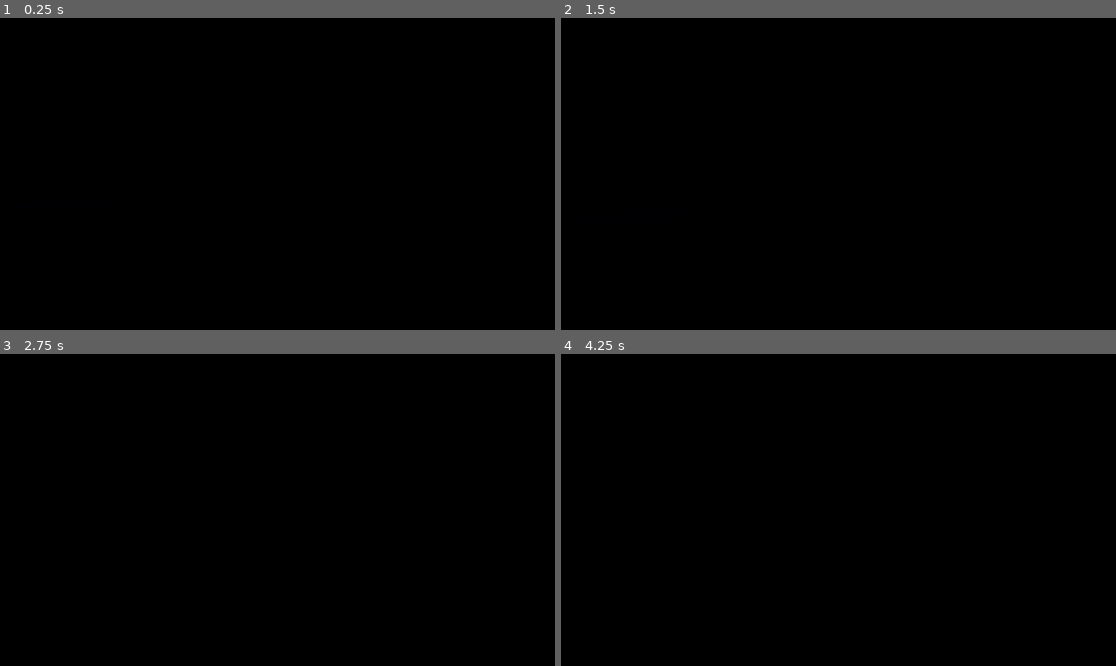
Above: before the commit, frames 1-4 (two rows, left to right).
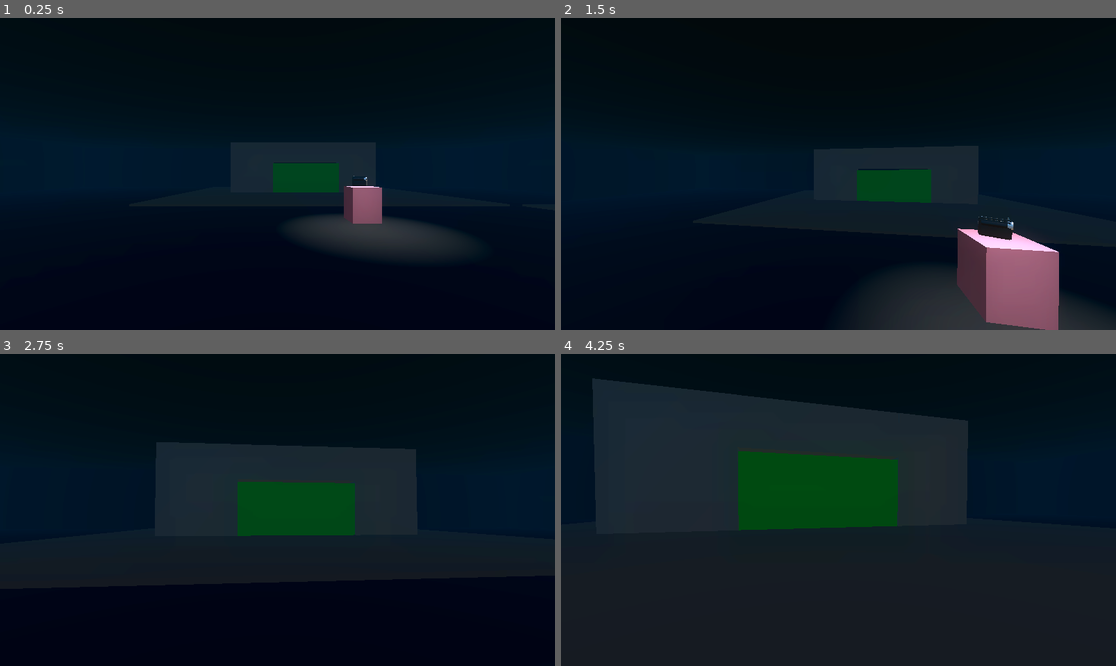
Above: after the commit, the same moments.

Repository: Dav1dFS/Paravision
Game: Godot game, scene res://Scenes/GameplayScenes/FP_POV.tscn
Same seed, same stepped clock (60 frames per second), same inputs: the game is played once before the commit and once after it.
Inputs (mouse positions are in pixels of both pictures, inside the frame that each line leads up to):
- Up to frame 1 (0.25 s): no input
- Up to frame 2 (1.5 s): tap Enter (ui_accept) at 0.5 s; move the mouse to (866, 174) at 0.52 s; hold W (forward) from 0.53 s (still down); tap E (interact) at 0.6 s; tap Space (jump) at 0.77 s; move the mouse to (810, 174) at 1.27 s; tap 2 (Invis_Toggle) at 1.35 s
- Up to frame 3 (2.75 s): keep holding W (forward); tap Space (jump) at 1.52 s; tap E (interact) at 1.55, 2.3 s; move the mouse to (288, 503) at 2.02 s; tap C (crouch_stand) at 2.1 s
- Up to frame 4 (4.25 s): keep holding W (forward); move the mouse to (832, 516) at 2.77 s; tap G (drop) at 2.85 s; tap Space (jump) at 3.02, 3.77 s; tap E (interact) at 3.05, 3.8 s; move the mouse to (877, 513) at 3.52 s; tap 4 (gravity_toggle) at 3.6 s

The runs differ from the first frame. In frame 1, 50% of the frame differs, in the area x 0-100%, y 20-88%; in frame 2, 54%; in frame 3, 49%; in frame 4, 85%, in the area x 0-100%, y 7-100%.

Commit message:
Big Changes to layout
Added a small room to test mechanics + a big one to test gravity anchor

Diff:
--- a/Scenes/GameplayScenes/FP_POV.tscn
+++ b/Scenes/GameplayScenes/FP_POV.tscn
@@ -1,25 +1,51 @@
-[gd_scene load_steps=24 format=3 uid="uid://datdmgi41liy2"]
-
-[ext_resource type="Script" uid="uid://brvh8jhrd08h7" path="res://Scripts/Object_Scripts/interactable_objects.gd" id="1_r57x1"]
+[gd_scene load_steps=34 format=3 uid="uid://datdmgi41liy2"]
+
+[ext_resource type="Script" uid="uid://bg0g8sijiiqsb" path="res://Scripts/Object_Scripts/interactable_objects.gd" id="1_r57x1"]
 [ext_resource type="PackedScene" uid="uid://cl0cprhfr5f5a" path="res://Scenes/ObjectScenes/Camarascene.tscn" id="2_rw87y"]
 [ext_resource type="Sky" uid="uid://b4mmcv3j14t5p" path="res://materials/sky_test.tres" id="3_pgpkb"]
 [ext_resource type="PackedScene" uid="uid://c5ot8egiyermi" path="res://Scenes/CharacterScenes/Player.tscn" id="5_gi4ke"]
-[ext_resource type="Script" uid="uid://dbxufhupej0ly" path="res://Scripts/scripts_invis_mode/turn_invisible.gd" id="5_pgpkb"]
+[ext_resource type="Script" uid="uid://b6w0rjtddq7vh" path="res://Scripts/scripts_invis_mode/turn_invisible.gd" id="5_pgpkb"]
 [ext_resource type="PackedScene" uid="uid://c0lc4js3ka857" path="res://Scenes/Gravity_Anchor_UI.tscn" id="5_r57x1"]
 [ext_resource type="Material" uid="uid://bqcqa5u0s1ucc" path="res://materials/respawn_pad.tres" id="6_c7y81"]
 [ext_resource type="Material" uid="uid://cesmr4rpr1ghb" path="res://materials/visible_material.tres" id="6_tyggw"]
-[ext_resource type="Script" uid="uid://minq3fibfxbc" path="res://Scripts/scripts_invis_mode/turn_visible.gd" id="7_t1vol"]
+[ext_resource type="Script" uid="uid://bncb5dhnfqhpq" path="res://Scripts/scripts_invis_mode/turn_visible.gd" id="7_t1vol"]
 [ext_resource type="Material" uid="uid://c1bbkc1w2xxoa" path="res://materials/invisible_mat.tres" id="8_6kxan"]
 [ext_resource type="PackedScene" uid="uid://x06mq4og0xb5" path="res://Scenes/ObjectScenes/Multipliable_object.tscn" id="9_t1vol"]
 
 [sub_resource type="StandardMaterial3D" id="StandardMaterial3D_5cjrv"]
-albedo_color = Color(1, 0.644799, 0.60000235, 1)
+albedo_color = Color(0.05, 0.05, 0.05, 1)
+
+[sub_resource type="StandardMaterial3D" id="StandardMaterial3D_t1vol"]
+
+[sub_resource type="StandardMaterial3D" id="StandardMaterial3D_6kxan"]
+
+[sub_resource type="StandardMaterial3D" id="StandardMaterial3D_paq3w"]
+
+[sub_resource type="StandardMaterial3D" id="StandardMaterial3D_nsqjx"]
+albedo_color = Color(0.646029, 0.646029, 0.646029, 1)
+
+[sub_resource type="StandardMaterial3D" id="StandardMaterial3D_7s8et"]
 
 [sub_resource type="StandardMaterial3D" id="StandardMaterial3D_j0p05"]
-albedo_color = Color(0.09291955, 0.349972, 0, 1)
+albedo_color = Color(0.15, 0.15, 0.15, 1)
+
+[sub_resource type="StandardMaterial3D" id="StandardMaterial3D_bsdkk"]
+albedo_color = Color(0.47, 0.47, 0.47, 1)
+
+[sub_resource type="StandardMaterial3D" id="StandardMaterial3D_d345f"]
+albedo_color = Color(0.35510096, 0.011207059, 4.813075e-08, 1)
+
+[sub_resource type="StandardMaterial3D" id="StandardMaterial3D_dsypj"]
+albedo_color = Color(0.2520276, 0.25202766, 0.25202763, 1)
+
+[sub_resource type="StandardMaterial3D" id="StandardMaterial3D_jei4w"]
+albedo_color = Color(0.09998604, 0.099985994, 0.09998598, 1)
 
 [sub_resource type="StandardMaterial3D" id="StandardMaterial3D_5nsto"]
-albedo_color = Color(0.57431006, 0.49053574, 0.07411296, 1)
+albedo_color = Color(1, 0, 0, 1)
+
+[sub_resource type="StandardMaterial3D" id="StandardMaterial3D_v15l2"]
+albedo_color = Color(0, 0, 0, 1)
 
 [sub_resource type="StandardMaterial3D" id="StandardMaterial3D_gjpho"]
 albedo_color = Color(1, 0, 0, 1)
@@ -34,8 +60,22 @@
 
 [sub_resource type="Environment" id="Environment_t1w1c"]
 background_mode = 2
-background_energy_multiplier = 0.15
 sky = ExtResource("3_pgpkb")
+ambient_light_color = Color(1, 1, 1, 1)
+ambient_light_sky_contribution = 0.0
+ambient_light_energy = 0.05
+glow_enabled = true
+glow_intensity = 1.5
+glow_bloom = 0.09
+fog_enabled = true
+fog_light_color = Color(9.62615e-08, 0.11038152, 0.15793878, 1)
+fog_light_energy = 2.34
+fog_sky_affect = 0.0
+volumetric_fog_density = 0.005
+volumetric_fog_emission = Color(0.036641534, 0, 0.25238043, 1)
+volumetric_fog_sky_affect = 0.0
+adjustment_enabled = true
+adjustment_saturation = 1.55
 
 [sub_resource type="BoxShape3D" id="BoxShape3D_gi4ke"]
 size = Vector3(5.8183594, 2.7285156, 1)
@@ -55,68 +95,212 @@
 [node name="Walls" type="Node3D" parent="Map"]
 
 [node name="CSGBox3D2" type="CSGBox3D" parent="Map/Walls"]
-transform = Transform3D(1, 0, 0, 0, 2.2, 0, 0, 0, 1, 0, 5.44165, -29.5653)
-use_collision = true
-size = Vector3(52.4636, 16.752838, 1)
+transform = Transform3D(1, 0, 0, 0, 2.2, 0, 0, 0, 1, 0, 2.6724648, -29.5653)
+use_collision = true
+size = Vector3(52.4636, 3.253212, 1)
 material = SubResource("StandardMaterial3D_5cjrv")
 
+[node name="CSGBox3D7" type="CSGBox3D" parent="Map/Walls"]
+transform = Transform3D(1, 0, 0, 0, 2.2, 0, 0, 0, 1, -59.13865, 25.235678, -39.82834)
+use_collision = true
+size = Vector3(71.24176, 24.282001, 1)
+material = SubResource("StandardMaterial3D_t1vol")
+
+[node name="CSGBox3D9" type="CSGBox3D" parent="Map/Walls"]
+transform = Transform3D(-4.371139e-08, 0, 1, 0, 2.2, 0, -1, 0, -4.371139e-08, -87.36888, 25.235678, -8.0378)
+use_collision = true
+size = Vector3(86.38196, 24.282001, 1)
+material = SubResource("StandardMaterial3D_6kxan")
+
+[node name="CSGBox3D8" type="CSGBox3D" parent="Map/Walls"]
+transform = Transform3D(1, 0, 0, 0, 2.2, 0, 0, 0, 1, -59.887672, 25.235678, 24.276447)
+use_collision = true
+size = Vector3(72.73981, 24.282001, 1)
+
 [node name="CSGBox3D3" type="CSGBox3D" parent="Map/Walls"]
-transform = Transform3D(1, 0, 0, 0, 2.2, 0, 0, 0, 1, 0, 5.068663, 29.3824)
-use_collision = true
-size = Vector3(52.4636, 16.41376, 1)
+transform = Transform3D(1, 0, 0, 0, 2.2, 0, 0, 0, 1, 0, 1.9999046, 12.069527)
+use_collision = true
+size = Vector3(52.4636, 3.0883641, 1)
 material = SubResource("StandardMaterial3D_5cjrv")
 
 [node name="CSGBox3D4" type="CSGBox3D" parent="Map/Walls"]
-transform = Transform3D(-4.37114e-08, 0, -1, 0, 2.2, 0, 1, 0, -4.37114e-08, -26, 5.974364, 0.382374)
-use_collision = true
-size = Vector3(60, 17.237123, 1)
+transform = Transform3D(-4.37114e-08, 0, -1, 0, 2.2, 0, 1, 0, -4.37114e-08, -25.60962, 2.0949311, -31.42323)
+use_collision = true
+size = Vector3(35.921265, 3.310921, 0.21923828)
 material = SubResource("StandardMaterial3D_5cjrv")
 
+[node name="CSGBox3D11" type="CSGBox3D" parent="Map/Walls"]
+transform = Transform3D(-4.37114e-08, 0, -1, 0, 2.2, 0, 1, 0, -4.37114e-08, -26.371248, 2.0949311, -31.42323)
+use_collision = true
+size = Vector3(35.921265, 3.310921, 0.21923828)
+material = SubResource("StandardMaterial3D_paq3w")
+
+[node name="CSGBox3D10" type="CSGBox3D" parent="Map/Walls"]
+transform = Transform3D(-4.37114e-08, 0, -1, 0, 2.2, 0, 1, 0, -4.37114e-08, -26.000002, 28.740557, -6.661358)
+use_collision = true
+size = Vector3(85.44501, 21.414856, 1)
+material = SubResource("StandardMaterial3D_nsqjx")
+
+[node name="CSGBox3D6" type="CSGBox3D" parent="Map/Walls"]
+transform = Transform3D(-4.37114e-08, 0, -1, 0, 2.2, 0, 1, 0, -4.37114e-08, -25.651367, 2.1346772, 14.972841)
+use_collision = true
+size = Vector3(39.673767, 3.3470538, 0.30273438)
+material = SubResource("StandardMaterial3D_5cjrv")
+
+[node name="CSGBox3D12" type="CSGBox3D" parent="Map/Walls"]
+transform = Transform3D(-4.37114e-08, 0, -1, 0, 2.2, 0, 1, 0, -4.37114e-08, -26.317675, 2.1346772, 14.972841)
+use_collision = true
+size = Vector3(39.673767, 3.3470538, 0.30273438)
+material = SubResource("StandardMaterial3D_7s8et")
+
 [node name="CSGBox3D5" type="CSGBox3D" parent="Map/Walls"]
-transform = Transform3D(-4.371139e-08, 0, -1, 0, 2.2, 0, 1, 0, -4.371139e-08, 26, 5.392137, 0.382374)
-use_collision = true
-size = Vector3(60, 16.707827, 1)
+transform = Transform3D(-4.371139e-08, 0, -1, 0, 2.2, 0, 1, 0, -4.371139e-08, 26, 2.1792073, -8.203625)
+use_collision = true
+size = Vector3(42.828003, 3.2023394, 1)
 material = SubResource("StandardMaterial3D_5cjrv")
 
 [node name="Floor" type="CSGBox3D" parent="Map"]
-use_collision = true
-size = Vector3(52.2363, 0.002, 59.575)
+transform = Transform3D(1, 0, 0, 0, 1, 0, 0, 0, 1, 0, 0, -9.163593)
+use_collision = true
+size = Vector3(52.2363, 0.002, 41.247814)
 material = SubResource("StandardMaterial3D_j0p05")
 
+[node name="Floor4" type="CSGBox3D" parent="Map"]
+transform = Transform3D(1, 0, 0, 0, 1, 0, 0, 0, 1, 2.2330914, 0.051807128, -19.404654)
+use_collision = true
+size = Vector3(20.133171, 0.10561426, 15.5045805)
+material = SubResource("StandardMaterial3D_bsdkk")
+
+[node name="Floor5" type="CSGBox3D" parent="Map"]
+transform = Transform3D(-4.371139e-08, 0, -1, 0, 1, 0, 1, 0, -4.371139e-08, 18.156534, 0.051807128, -4.871496)
+use_collision = true
+size = Vector3(13.525635, 0.10561426, 10.3811035)
+material = SubResource("StandardMaterial3D_bsdkk")
+
+[node name="Floor6" type="CSGBox3D" parent="Map"]
+transform = Transform3D(-4.371139e-08, 0, -1, 0, 1, 0, 1, 0, -4.371139e-08, -12.038176, -0.019145764, 7.052034)
+use_collision = true
+size = Vector3(10.929321, 0.10561426, 28.29486)
+material = SubResource("StandardMaterial3D_bsdkk")
+
+[node name="Floor7" type="CSGBox3D" parent="Map"]
+transform = Transform3D(-4.371139e-08, 0, -1, 0, 1, 0, 1, 0, -4.371139e-08, -9.042646, 0.43044567, 1.8724991)
+use_collision = true
+size = Vector3(0.2029419, 1.0047971, 22.303802)
+material = SubResource("StandardMaterial3D_bsdkk")
+
+[node name="Floor2" type="CSGBox3D" parent="Map"]
+transform = Transform3D(1, 0, 0, 0, 1, 0, 0, 0, 1, -60.9904, -0.010795593, -6.9650984)
+use_collision = true
+size = Vector3(69.86791, 0.002, 82.0957)
+material = SubResource("StandardMaterial3D_d345f")
+
+[node name="Floor3" type="CSGBox3D" parent="Map"]
+transform = Transform3D(1, 0, 0, 0, 1, 0, 0, 0, 1, -58.273422, 50.232292, -8.420299)
+use_collision = true
+size = Vector3(64.43396, 0.002, 69.20825)
+material = SubResource("StandardMaterial3D_d345f")
+
+[node name="panel" type="CSGBox3D" parent="Map"]
+transform = Transform3D(1, 0, 0, 0, 1, 0, 0, 0, 1, -87.426476, 25.889856, -6.9650984)
+use_collision = true
+size = Vector3(2.899459, 12.198254, 82.0957)
+material = SubResource("StandardMaterial3D_dsypj")
+
+[node name="panel3" type="CSGBox3D" parent="Map"]
+transform = Transform3D(1, 0, 0, 0, 1, 0, 0, 0, 1, -26.00811, 25.889856, -6.9650984)
+use_collision = true
+size = Vector3(2.899459, 12.198254, 82.0957)
+material = SubResource("StandardMaterial3D_dsypj")
+
+[node name="panel2" type="CSGBox3D" parent="Map"]
+transform = Transform3D(-4.371139e-08, 0, 1, 0, 1, 0, -1, 0, -4.371139e-08, -59.87307, 25.889856, 24.15086)
+use_collision = true
+size = Vector3(2.899459, 12.198254, 73.60156)
+material = SubResource("StandardMaterial3D_dsypj")
+
+[node name="panel4" type="CSGBox3D" parent="Map"]
+transform = Transform3D(-4.371139e-08, 0, 1, 0, 1, 0, -1, 0, -4.371139e-08, -58.358177, 25.889856, -39.668327)
+use_collision = true
+size = Vector3(2.899459, 12.198254, 70.57178)
+material = SubResource("StandardMaterial3D_dsypj")
+
+[node name="pilar" type="CSGBox3D" parent="Map"]
+transform = Transform3D(1, 0, 0, 0, 1, 0, 0, 0, 1, -89.31959, 25.13519, -41.59089)
+use_collision = true
+size = Vector3(15.364006, 53.83622, 15.177734)
+material = SubResource("StandardMaterial3D_jei4w")
+
+[node name="pilar2" type="CSGBox3D" parent="Map"]
+transform = Transform3D(1, 0, 0, 0, 1, 0, 0, 0, 1, -89.31959, 25.13519, 25.27613)
+use_collision = true
+size = Vector3(15.364006, 53.83622, 15.177734)
+material = SubResource("StandardMaterial3D_jei4w")
+
+[node name="pilar3" type="CSGBox3D" parent="Map"]
+transform = Transform3D(1, 0, 0, 0, 1, 0, 0, 0, 1, -23.61956, 25.13519, -41.59089)
+use_collision = true
+size = Vector3(15.364006, 53.83622, 15.177734)
+material = SubResource("StandardMaterial3D_jei4w")
+
+[node name="pilar4" type="CSGBox3D" parent="Map"]
+transform = Transform3D(1, 0, 0, 0, 1, 0, 0, 0, 1, -23.61956, 25.13519, 25.27613)
+use_collision = true
+size = Vector3(15.364006, 53.83622, 15.177734)
+material = SubResource("StandardMaterial3D_jei4w")
+
 [node name="Cubes" type="Node3D" parent="Map"]
 
 [node name="CSGBox3D6" type="CSGBox3D" parent="Map/Cubes"]
-transform = Transform3D(-4.37114e-08, 0, -1, 0, 1, 0, 1, 0, -4.37114e-08, 12, -2, 0.382374)
-use_collision = true
-size = Vector3(4, 5.83948, 4)
+transform = Transform3D(-4.37114e-08, 0, -1, 0, 1, 0, 1, 0, -4.37114e-08, 18.353611, -0.014678359, -4.7417088)
+use_collision = true
+size = Vector3(4, 1.8688366, 4)
 material = SubResource("StandardMaterial3D_5nsto")
 
+[node name="CSGBox3D12" type="CSGBox3D" parent="Map/Cubes"]
+transform = Transform3D(-4.37114e-08, 0, -1, 0, 1, 0, 1, 0, -4.37114e-08, 18.36061, 0.74046624, -4.7316513)
+use_collision = true
+size = Vector3(2, 2, 2)
+material = SubResource("StandardMaterial3D_v15l2")
+
 [node name="CSGBox3D7" type="CSGBox3D" parent="Map/Cubes"]
-transform = Transform3D(-4.37114e-08, 0, -1, 0, 1, 0, 1, 0, -4.37114e-08, 12, 0, -5.61763)
-use_collision = true
-size = Vector3(4, 5.83948, 4)
+transform = Transform3D(-4.37114e-08, 0, -1, 0, 1, 0, 1, 0, -4.37114e-08, -62.334454, 9.41777, -19.313227)
+use_collision = true
+size = Vector3(19.072266, 1.5944226, 22.268555)
 material = SubResource("StandardMaterial3D_gjpho")
 
+[node name="CSGBox3D11" type="CSGBox3D" parent="Map/Cubes"]
+transform = Transform3D(-4.37114e-08, 0, -1, 0, 1, 0, 1, 0, -4.37114e-08, -43.5037, 42.279358, -5.2999935)
+use_collision = true
+size = Vector3(19.072266, 1.5944226, 22.268555)
+material = SubResource("StandardMaterial3D_gjpho")
+
 [node name="CSGBox3D9" type="CSGBox3D" parent="Map/Cubes"]
-transform = Transform3D(-4.37114e-08, 0, -1, 0, 1, 0, 1, 0, -4.37114e-08, 2.6, 4.8, 6.6323705)
-use_collision = true
-size = Vector3(3.7, 5.83948, 4)
+transform = Transform3D(0.008396484, 0.9550656, -0.29627568, 0.9997759, -0.013775886, -0.01607378, -0.01943297, -0.29607427, -0.9549671, -66.13116, 38.284985, -35.845985)
+use_collision = true
+size = Vector3(9.371485, 27.597565, 0.9074707)
 material = SubResource("StandardMaterial3D_gjpho")
 
 [node name="CSGBox3D8" type="CSGBox3D" parent="Map/Cubes"]
-transform = Transform3D(-4.37114e-08, 0, -1, 0, 1, 0, 1, 0, -4.37114e-08, 12, 0, -12.6176)
-use_collision = true
-size = Vector3(4, 8, 4)
+transform = Transform3D(-4.37114e-08, 0, -1, 0, 1, 0, 1, 0, -4.37114e-08, -46.908955, 26.44445, 0.877326)
+use_collision = true
+size = Vector3(18.740234, 19.289185, 0.5)
 material = SubResource("StandardMaterial3D_p70al")
 
+[node name="CSGBox3D10" type="CSGBox3D" parent="Map/Cubes"]
+transform = Transform3D(-1, 0, 8.742278e-08, 0, 1, 0, -8.742278e-08, 0, -1, -73.24096, 27.561562, 20.68749)
+use_collision = true
+size = Vector3(3.6705322, 32.762413, 0.5)
+material = SubResource("StandardMaterial3D_p70al")
+
 [node name="Ceiling" type="CSGBox3D" parent="Map"]
-transform = Transform3D(1, 0, 0, 0, 1, 0, 0, 0, 1, 0, 22.37085, 0)
-use_collision = true
-size = Vector3(52.2363, 0.93080956, 59.575)
+transform = Transform3D(1, 0, 0, 0, 1, 0, 0, 0, 1, 0, 5.2341566, -8.132765)
+use_collision = true
+size = Vector3(52.2363, 0.15668896, 43.30947)
 material = SubResource("StandardMaterial3D_j0p05")
 
 [node name="BoxWithCamera" type="CSGBox3D" parent="Map"]
-transform = Transform3D(1, 0, 0, 0, 1.2739999, 0, 0, 0, 1, 5.2999997, 0.6, 0)
+transform = Transform3D(1, 0, 0, 0, 1.2739999, 0, 0, 0, 1, 3.0874546, 0.6, -8.032152)
 layers = 2
 use_collision = true
 collision_layer = 3
@@ -124,6 +308,7 @@
 material = SubResource("StandardMaterial3D_gxvce")
 
 [node name="CameraArea3D" type="Area3D" parent="Map" groups=["Camcorder"]]
+transform = Transform3D(1, 0, 0, 0, 1, 0, 0, 0, 1, -2.2125452, 0, -8.032152)
 script = ExtResource("1_r57x1")
 
 [node name="Camarascene" parent="Map/CameraArea3D" instance=ExtResource("2_rw87y")]
@@ -149,18 +334,18 @@
 transform = Transform3D(-0.866023, -0.433016, 0.250001, 0, 0.499998, 0.866027, -0.500003, 0.749999, -0.43301, 0, 0, 0)
 shadow_enabled = true
 
-[node name="test wall" type="CSGBox3D" parent="Map"]
-transform = Transform3D(19.712002, 0, 0, 0, 1, 0, 0, 0, 31.407799, 2.7417617, 4.0222816, -19.902325)
-use_collision = true
-size = Vector3(0.4248047, 2.4770508, 0.02545166)
-
-[node name="CSGBox3D2" type="CSGBox3D" parent="Map/test wall"]
-transform = Transform3D(0.050730515, 0, 0, 0, 1, 0, 0, 0, 0.064871095, -0.252532, -1.162848, 0.0051742494)
-size = Vector3(3.7475586, 6.328003, 0.49951172)
-
-[node name="CSGBox3D" type="CSGBox3D" parent="Map/test wall"]
-transform = Transform3D(0.050730515, 0, 0, 0, 1, 0, 0, 0, 0.064871095, 0.21666706, -1.0155482, 0.005226046)
-size = Vector3(3.2197266, 6.168457, 0.501709)
+[node name="INVIS test wall" type="CSGBox3D" parent="Map"]
+transform = Transform3D(19.712002, 0, 0, 0, 1, 0, 0, 0, 31.407799, 2.7417617, 3.6203156, -19.766699)
+use_collision = true
+size = Vector3(0.4248047, 1.6731186, 0.034088135)
+
+[node name="CSGBox3D2" type="CSGBox3D" parent="Map/INVIS test wall"]
+transform = Transform3D(0.050730515, 0, 0, 0, 1, 0, 0, 0, 0.064871095, -0.252532, -1.6074853, 0.0008560419)
+size = Vector3(3.7475586, 4.8998413, 0.49951172)
+
+[node name="CSGBox3D" type="CSGBox3D" parent="Map/INVIS test wall"]
+transform = Transform3D(0.050730515, 0, 0, 0, 1, 0, 0, 0, 0.064871095, 0.21666706, -1.4967761, 0.00090783834)
+size = Vector3(3.2197266, 4.6671143, 0.501709)
 
 [node name="new_visible wall" type="StaticBody3D" parent="Map" node_paths=PackedStringArray("colision_shape")]
 transform = Transform3D(1, 0, 0, 0, 1, 0, 0, 0, 1, 2.4816017, 1.3085463, -19.758896)
@@ -178,13 +363,13 @@
 mesh = SubResource("BoxMesh_c7y81")
 
 [node name="Respawn_Pad" type="CSGBox3D" parent="Map"]
-transform = Transform3D(1, 0, 0, 0, 1, 0, 0, 0, 1, -11.798077, -0.072205305, -12.070528)
+transform = Transform3D(1, 0, 0, 0, 1, 0, 0, 0, 1, -1.1410561, 0.08791304, 6.149002)
 material_override = ExtResource("6_c7y81")
 use_collision = true
 size = Vector3(4.123047, 0.26464844, 3.506836)
 
 [node name="laser" type="Area3D" parent="Map" node_paths=PackedStringArray("area_obj", "respawn_point", "player")]
-transform = Transform3D(-4.3711385e-08, -4.371139e-08, -1, -1, 0, 4.371139e-08, 0, 1, -4.371139e-08, -11.331959, 1.2144314, -4.0521374)
+transform = Transform3D(-4.369259e-08, 0.029317288, -0.99957013, -0.7270542, 0.686285, 0.020128699, 0.68658006, 0.7267416, 0.021315226, -5.3977356, 1.779904, 5.336127)
 script = ExtResource("7_t1vol")
 area_obj = NodePath(".")
 invis_mat = ExtResource("8_6kxan")
@@ -201,8 +386,62 @@
 transform = Transform3D(1, 0, 8.351872e-23, 0, 1, 0, 0, 0, 1, -2.3841858e-07, -0.015136719, 0)
 shape = SubResource("CylinderShape3D_nsqjx")
 
+[node name="laser2" type="Area3D" parent="Map" node_paths=PackedStringArray("area_obj", "respawn_point", "player")]
+transform = Transform3D(-4.1992116e-08, 0.27770028, -0.9606677, -1, -6.8186483e-18, 4.3711385e-08, 1.2138664e-08, 0.9606677, 0.27770028, -8.563559, 1.2144314, 7.140991)
+script = ExtResource("7_t1vol")
+area_obj = NodePath(".")
+invis_mat = ExtResource("8_6kxan")
+respawn_point = NodePath("../Respawn_Pad")
+player = NodePath("../../Player")
+
+[node name="MeshInstance3D" type="MeshInstance3D" parent="Map/laser2"]
+transform = Transform3D(0.192, 4.2351647e-22, 1.6035592e-23, 0, 3.669, 0, 0, 0, 0.192, 0, 0, 0)
+material_override = ExtResource("8_6kxan")
+mesh = SubResource("CylinderMesh_paq3w")
+skeleton = NodePath("")
+
+[node name="CollisionShape3D" type="CollisionShape3D" parent="Map/laser2"]
+transform = Transform3D(1, 0, 8.351872e-23, 0, 1, 0, 0, 0, 1, -2.3841858e-07, -0.015136719, 0)
+shape = SubResource("CylinderShape3D_nsqjx")
+
+[node name="laser3" type="Area3D" parent="Map" node_paths=PackedStringArray("area_obj", "respawn_point", "player")]
+transform = Transform3D(-4.0168562e-08, -0.394375, -0.9189497, -1, -9.934082e-16, 4.371139e-08, -1.723868e-08, 0.9189497, -0.394375, -13.814734, 1.2144314, 6.0845203)
+script = ExtResource("7_t1vol")
+area_obj = NodePath(".")
+invis_mat = ExtResource("8_6kxan")
+respawn_point = NodePath("../Respawn_Pad")
+player = NodePath("../../Player")
+
+[node name="MeshInstance3D" type="MeshInstance3D" parent="Map/laser3"]
+transform = Transform3D(0.192, 4.2351647e-22, 1.6035592e-23, 0, 3.669, 0, 0, 0, 0.192, 0, 0, 0)
+material_override = ExtResource("8_6kxan")
+mesh = SubResource("CylinderMesh_paq3w")
+skeleton = NodePath("")
+
+[node name="CollisionShape3D" type="CollisionShape3D" parent="Map/laser3"]
+transform = Transform3D(1, 0, 8.351872e-23, 0, 1, 0, 0, 0, 1, -2.3841858e-07, -0.015136719, 0)
+shape = SubResource("CylinderShape3D_nsqjx")
+
+[node name="laser4" type="Area3D" parent="Map" node_paths=PackedStringArray("area_obj", "respawn_point", "player")]
+transform = Transform3D(-4.365259e-08, -0.051847875, -0.998655, -1, -9.934082e-16, 4.371139e-08, -2.2663436e-09, 0.998655, -0.051847875, -19.237513, 1.2144314, 5.585271)
+script = ExtResource("7_t1vol")
+area_obj = NodePath(".")
+invis_mat = ExtResource("8_6kxan")
+respawn_point = NodePath("../Respawn_Pad")
+player = NodePath("../../Player")
+
+[node name="MeshInstance3D" type="MeshInstance3D" parent="Map/laser4"]
+transform = Transform3D(0.192, 4.2351647e-22, 1.6035592e-23, 0, 3.669, 0, 0, 0, 0.192, 0, 0, 0)
+material_override = ExtResource("8_6kxan")
+mesh = SubResource("CylinderMesh_paq3w")
+skeleton = NodePath("")
+
+[node name="CollisionShape3D" type="CollisionShape3D" parent="Map/laser4"]
+transform = Transform3D(1, 0, 8.351872e-23, 0, 1, 0, 0, 0, 1, -2.3841858e-07, -0.015136719, 0)
+shape = SubResource("CylinderShape3D_nsqjx")
+
 [node name="MultipliableObject" parent="Map" node_paths=PackedStringArray("scene_root") instance=ExtResource("9_t1vol")]
-transform = Transform3D(1, 0, 0, 0, 1, 0, 0, 0, 1, 10.400001, 1.1999999, -0.19999993)
+transform = Transform3D(1, 0, 0, 0, 1, 0, 0, 0, 1, 18.271713, 2.0443764, -4.8164663)
 scene_root = NodePath("../..")
 
 [node name="Player" parent="." node_paths=PackedStringArray("gravity_anchor_ui") instance=ExtResource("5_gi4ke")]
@@ -211,4 +450,27 @@
 
 [node name="Gravity_Anchor_UI" parent="." instance=ExtResource("5_r57x1")]
 
+[node name="SpotLight3D" type="SpotLight3D" parent="."]
+transform = Transform3D(1, 0, 0, 0, -4.371139e-08, 1, 0, -1, -4.371139e-08, -77.46347, 57.085884, -30.803745)
+light_color = Color(3.465414e-06, 0.664612, 0.85244524, 1)
+light_energy = 40.0
+spot_range = 62.896805
+spot_attenuation = 0.28
+
+[node name="SpotLight3D2" type="SpotLight3D" parent="."]
+transform = Transform3D(1, 0, 0, 0, 1, 0, 0, 0, 1, -58.814407, 24.14584, 46.950356)
+light_color = Color(1, 0, 0, 1)
+light_energy = 40.0
+spot_range = 62.00513
+spot_attenuation = 0.28
+
+[node name="SpotLight3D3" type="SpotLight3D" parent="."]
+transform = Transform3D(1, 0, 0, 0, -4.371139e-08, 1, 0, -1, -4.371139e-08, 2.7672396, 8.469053, -6.808625)
+light_energy = 16.0
+spot_range = 11.665449
+spot_angle = 18.43278
+
 [connection signal="body_entered" from="Map/laser" to="Map/laser" method="_on_body_entered"]
+[connection signal="body_entered" from="Map/laser2" to="Map/laser2" method="_on_body_entered"]
+[connection signal="body_entered" from="Map/laser3" to="Map/laser3" method="_on_body_entered"]
+[connection signal="body_entered" from="Map/laser4" to="Map/laser4" method="_on_body_entered"]
